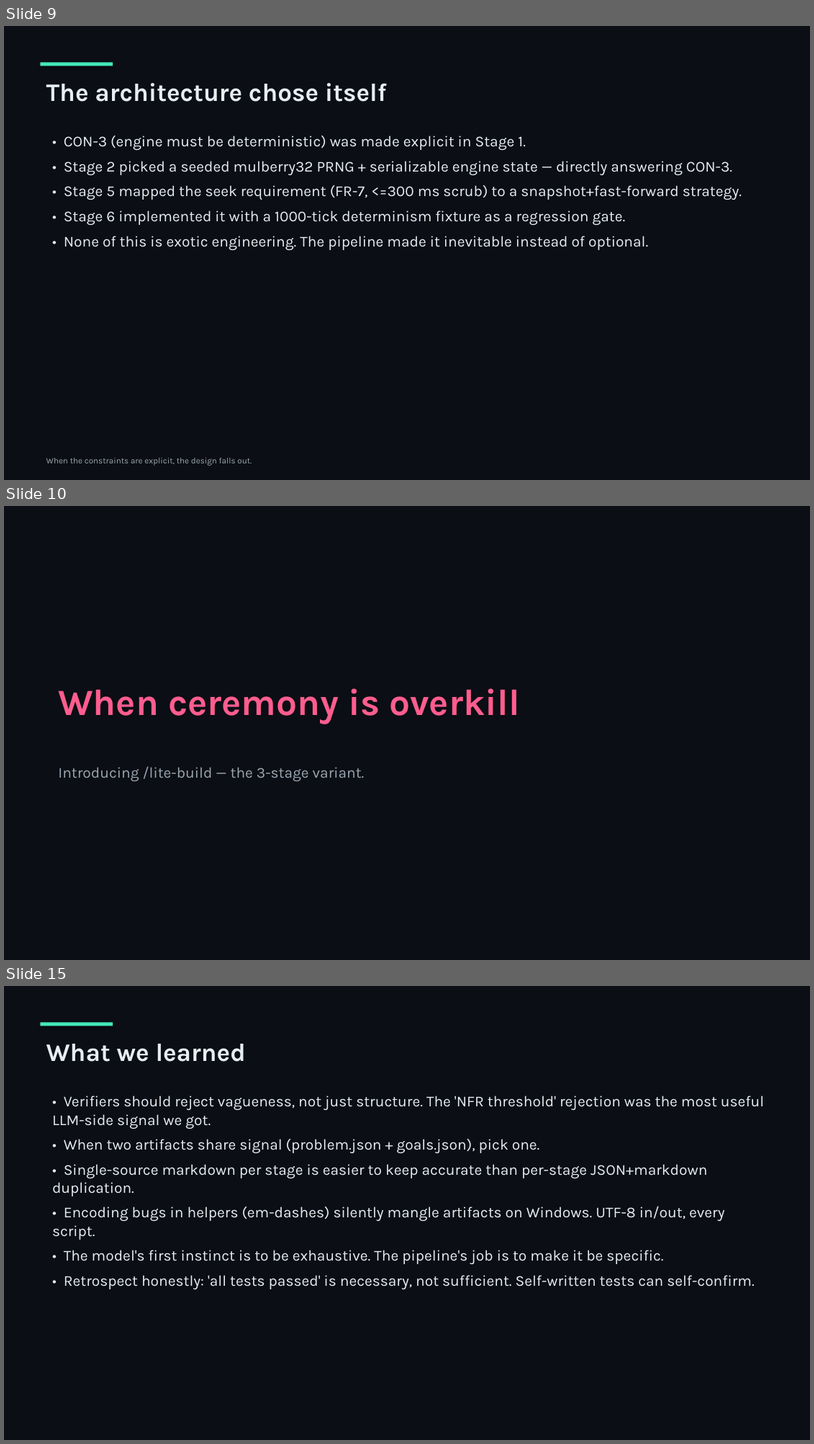
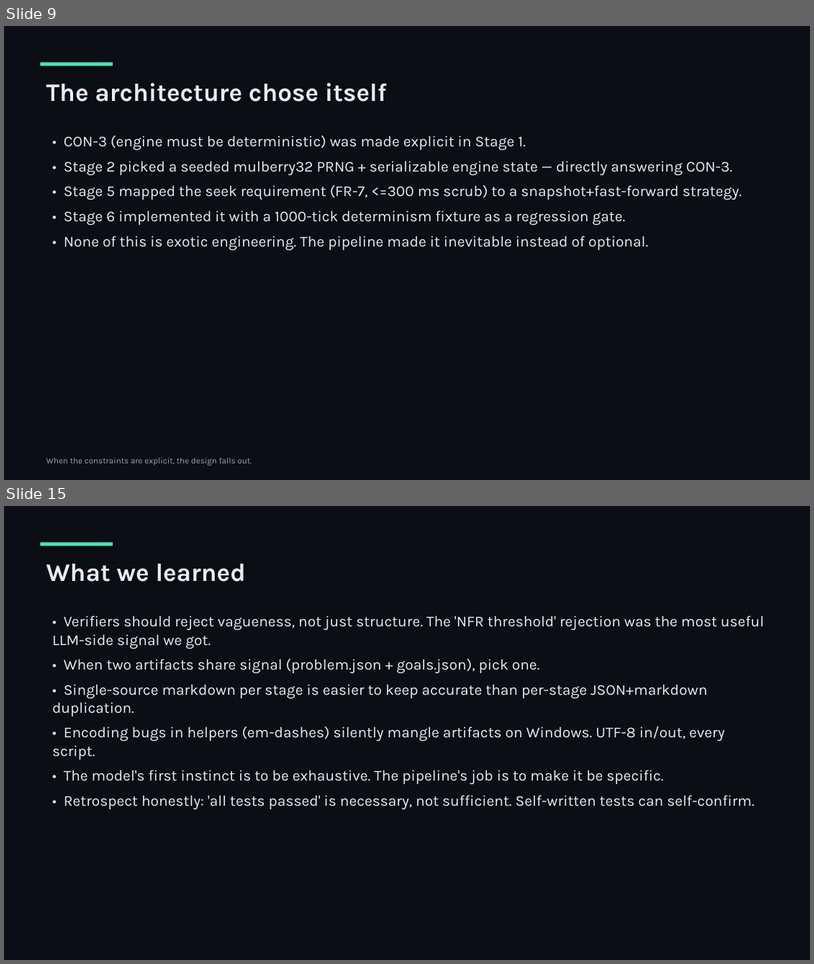
Before and after one commit to umais-developer/SDLC, a slide deck: docs/SDLC-pipeline-walkthrough.pptx. Shown one above the other, each under a label of ours: slides 9, 10 and 15 before the commit, slides 9 and 15 after it; the slides between them are not shown. The pictures are 814x1444 and 814x964 pixels, drawn with LibreOffice and Linux fonts; fonts in the diff are those of the drawing. Boxes give left, top, right and bottom in pixels: in the first picture for what was removed or moved away, otherwise in the second. Text is boxed around its words. In the diff, an @@ line names an element or a change of style, - is before the commit and + after.

```diff
--- a/docs/SDLC-pipeline-walkthrough.pptx
+++ b/docs/SDLC-pipeline-walkthrough.pptx
@@ slide 10 removed at [4, 506, 810, 960], background #0B0E14 @@
@@ text removed at [58, 688, 520, 724] @@
-When ceremony is overkill
@@ text removed at [58, 766, 365, 781] @@
-Introducing /lite-build — the 3-stage variant.
```
Also in this commit, not shown: 6 slides changed, 3 slides added, 2 other slides removed, 14 other files.
